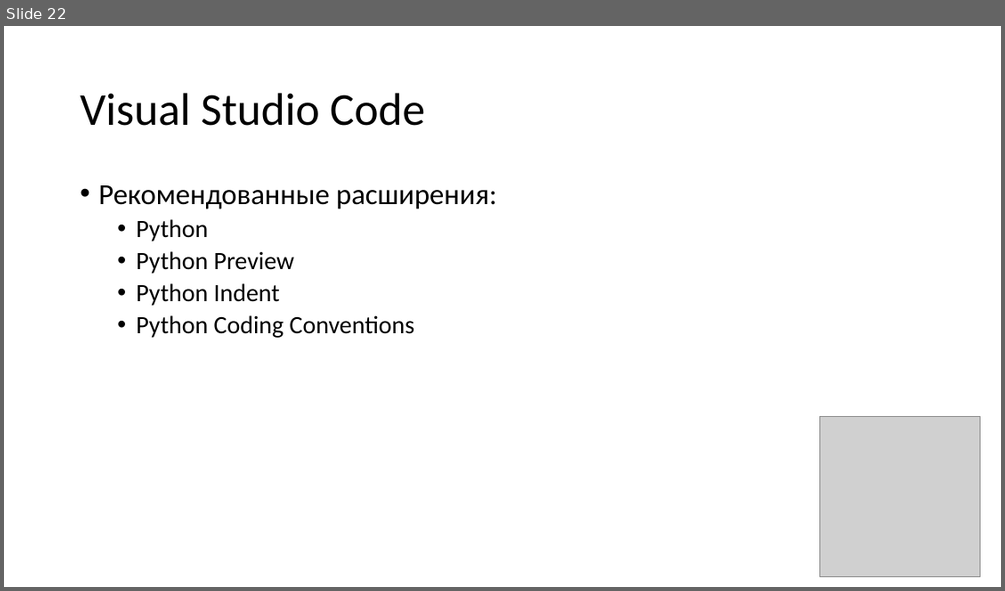
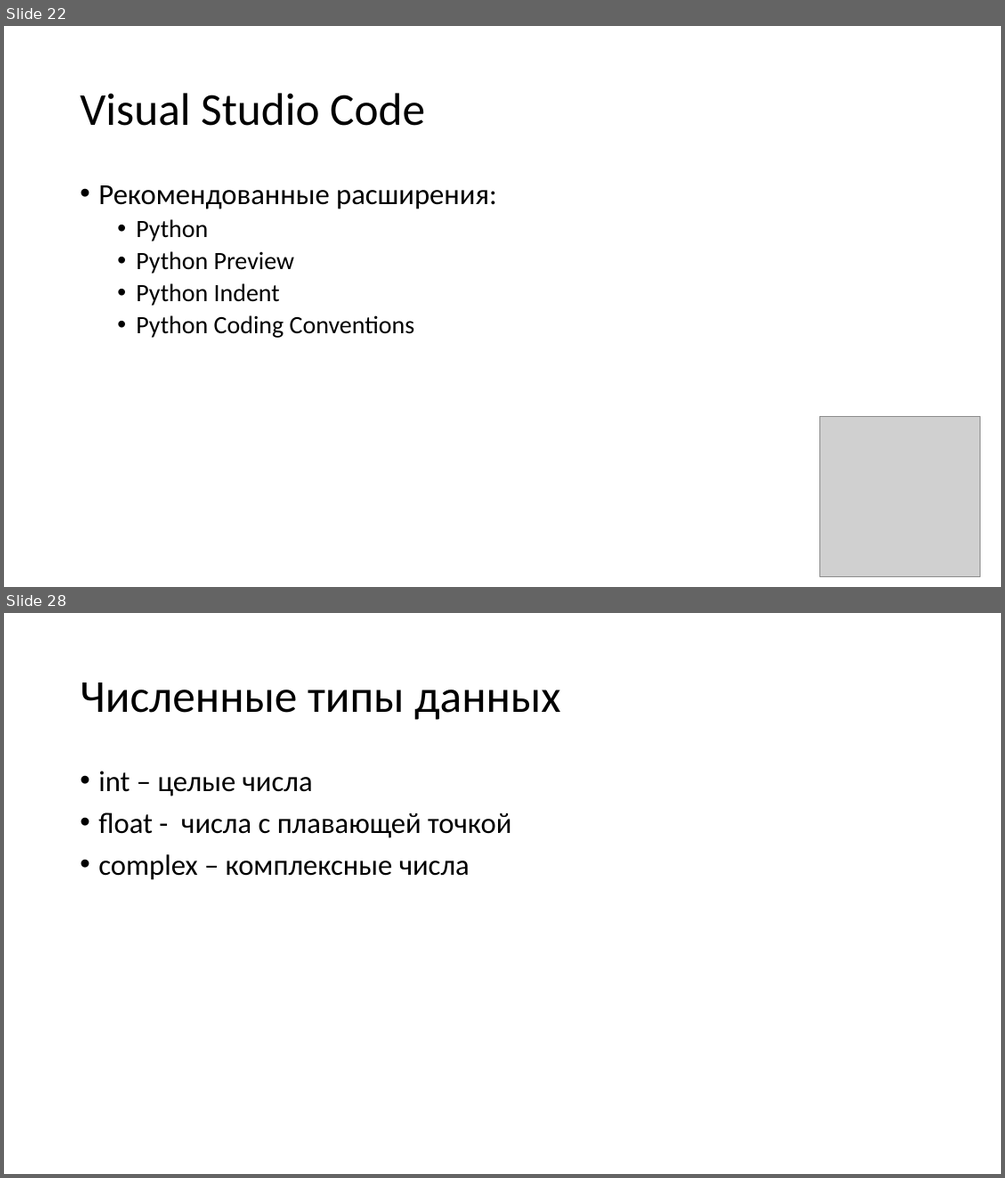
Before and after one commit to paveltsytovich/telegram-course, a slide deck: Presentation/Основы алгоритмизации и программирования.pptx. Shown one above the other, each under a label of ours: slide 22 before the commit, slides 22 and 28 after it; the slides between them are not shown. The pictures are 1005x591 and 1005x1178 pixels, drawn with LibreOffice and Linux fonts; fonts in the diff are those of the drawing; grey boxes stand for pictures. Boxes give left, top, right and bottom in pixels: in the first picture for what was removed or moved away, otherwise in the second. Text is boxed around its words. In the diff, an @@ line names an element or a change of style, - is before the commit and + after.

Commit message:
Численный тип данных

```diff
--- a/Presentation/Основы алгоритмизации и программирования.pptx
+++ b/Presentation/Основы алгоритмизации и программирования.pptx
@@ slide 28 added at <box>4,613,1001,1174</box>, background #FFFFFF @@
@@ title added at <box>80,682,560,720</box>, 44 pt, text #000000 @@
+Численные типы данных
@@ text added at <box>98,771,511,880</box>, 28 pt, text #000000 @@
+• int – целые числа
+• float - числа с плавающей точкой
+• complex – комплексные числа
```
Also in this commit, not shown: 8 other slides added, 4 other files.
